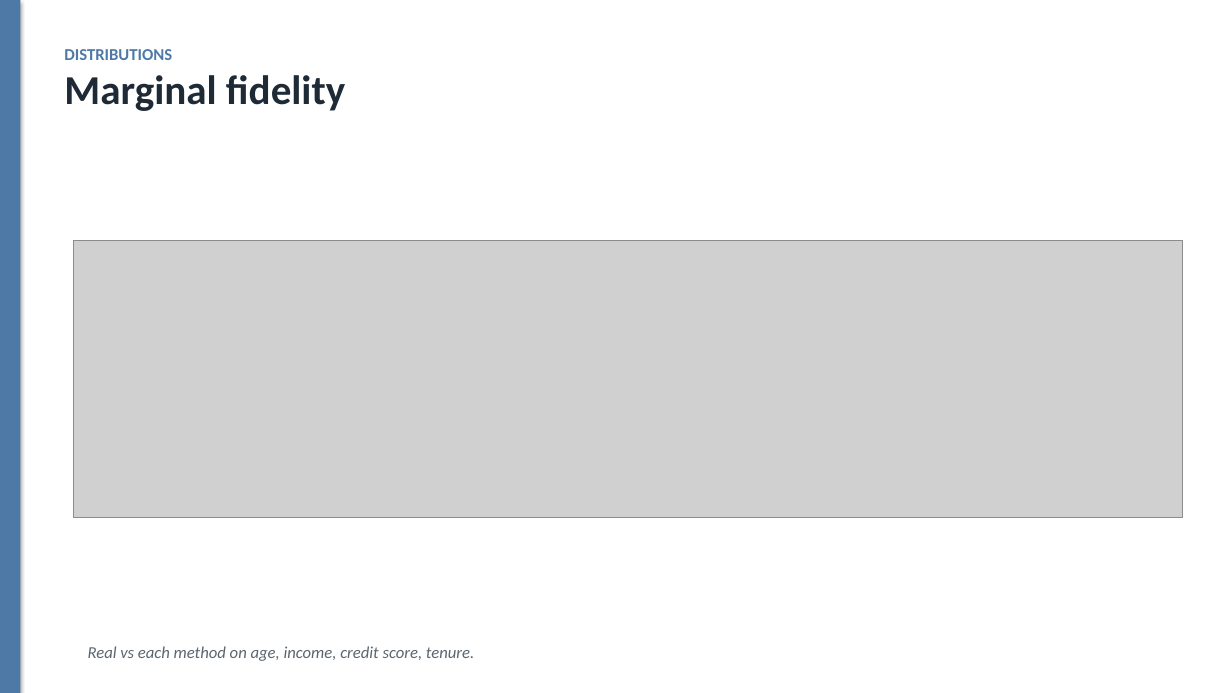
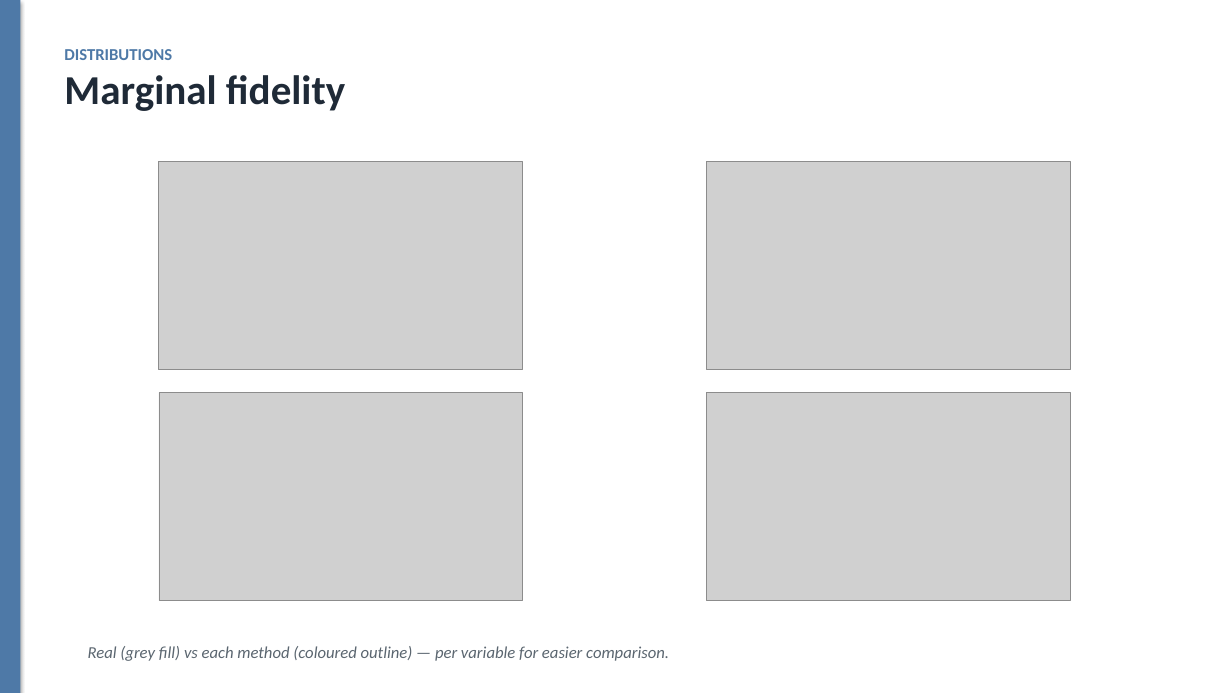
Before and after one commit to dylanwang2111/synthetic_data_gen, a slide deck: slide 11 of slides.pptx. Drawn at 1232x693 pixels with LibreOffice and Linux fonts; fonts in the diff are those of the drawing; grey boxes stand for pictures. Boxes give left, top, right and bottom in pixels: in the first picture for what was removed or moved away, otherwise in the second. Text is boxed around its words. In the diff, an @@ line names an element or a change of style, - is before the commit and + after.

Commit message:
Split Distributions slide into 2x2 per-variable charts
Replace the single 4-in-1 distributions strip with four separate, larger charts
(age, income, credit_score, tenure) laid out 2x2. Each uses a grey Real fill with
coloured step outlines per method, so the five series are readable and easy to
compare. Adds reports/dist_*.png.

```diff
--- a/slides.pptx
+++ b/slides.pptx
@@ picture added at [159,162,523,370] @@
@@ picture added at [706,162,1070,370] @@
@@ picture removed at [74,240,1183,517] @@
@@ picture added at [159,393,522,601] @@
@@ picture added at [706,393,1070,601] @@
@@ text at [88,646,669,661]: text changed @@
-Real vs each method on age, income, credit score, tenure.
+Real (grey fill) vs each method (coloured outline) — per variable for easier comparison.
```
Also in this commit, not shown: 5 other files.
